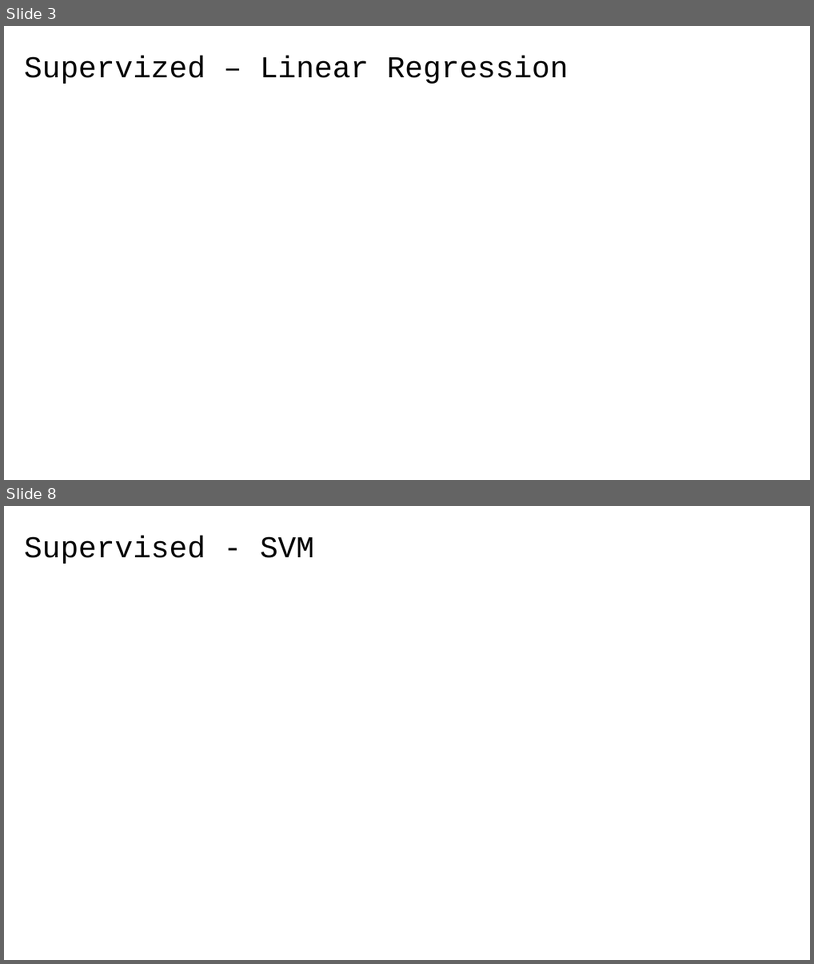
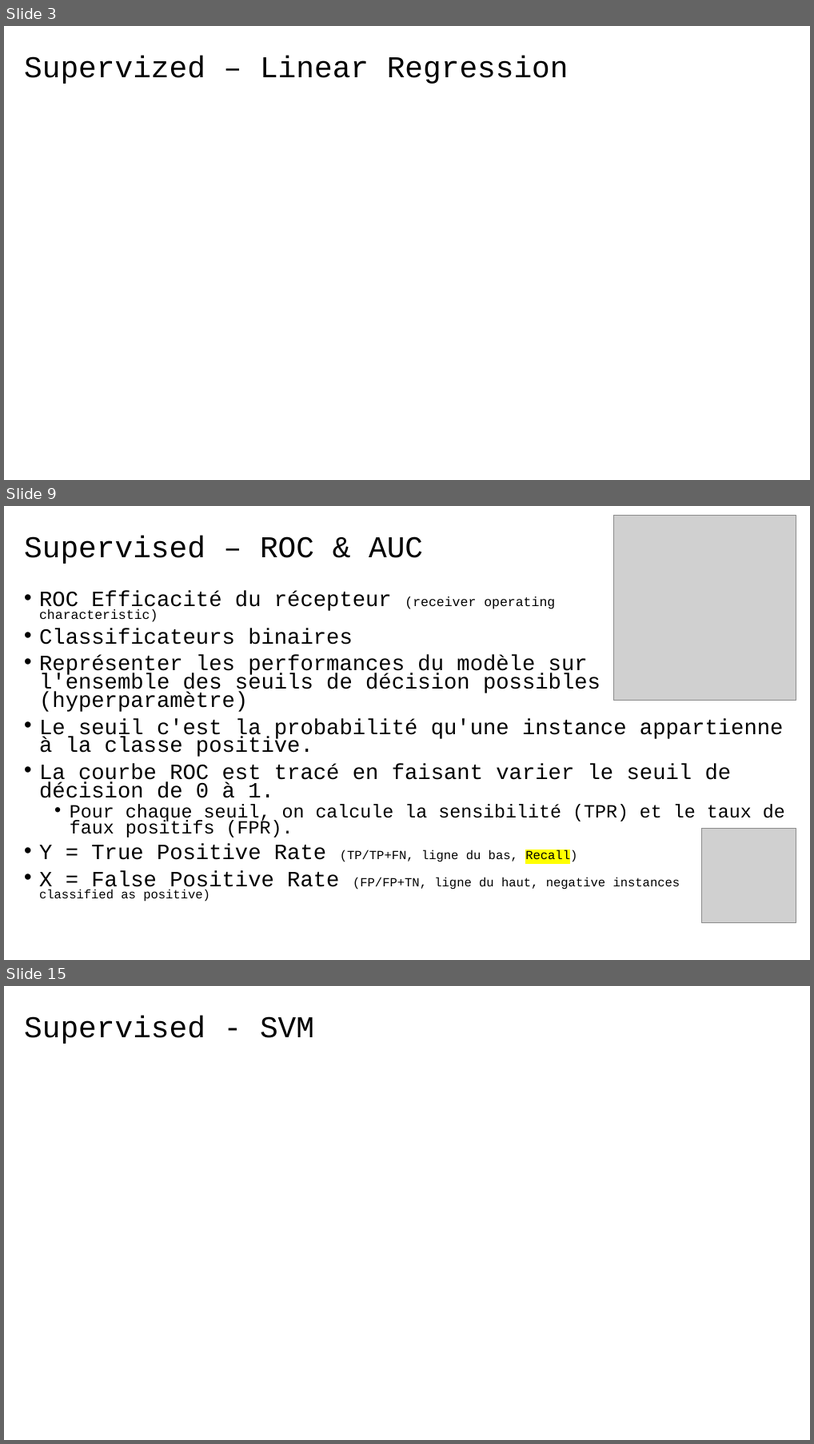
Before and after one commit to 40tude/fullstack_mars_2024_2, a slide deck: 12_assets/course_review.pptx. Shown one above the other, each under a label of ours: slides 3 and 8 before the commit, slides 3, 9 and 15 after it; the slides between them are not shown. The pictures are 814x964 and 814x1444 pixels, drawn with LibreOffice and Linux fonts; fonts in the diff are those of the drawing; grey boxes stand for pictures. Boxes give left, top, right and bottom in pixels: in the first picture for what was removed or moved away, otherwise in the second. Text is boxed around its words. In the diff, an @@ line names an element or a change of style, - is before the commit and + after.

```diff
--- a/12_assets/course_review.pptx
+++ b/12_assets/course_review.pptx
@@ slide 9 added at [4, 506, 810, 960], background #FFFFFF @@
@@ picture added at [614, 515, 797, 700] @@
@@ title added at [24, 536, 423, 564], 36 pt, text #000000 @@
+Supervised – ROC & AUC
@@ text added at [39, 591, 786, 901], 25.9 pt, text #000000 @@
+• ROC Efficacité du récepteur (receiver operating
+  characteristic)
+• Classificateurs binaires
+• Représenter les performances du modèle sur
+  l'ensemble des seuils de décision possibles (hyperparamètre)
+• Le seuil c'est la probabilité qu'une instance appartienne à la classe positive.
+• La courbe ROC est tracé en faisant varier le seuil de décision de 0 à 1.
+  • Pour chaque seuil, on calcule la sensibilité (TPR) et le taux de faux positifs (FPR).
+• Y = True Positive Rate (TP/TP+FN, ligne du bas, Recall)
+• X = False Positive Rate (FP/FP+TN, ligne du haut, negative instances
+  classified as positive)
@@ picture added at [702, 828, 797, 922] @@
@@ what was slide 8 is now slide 15 @@
```
Also in this commit, not shown: 5 slides changed, 7 other slides added, 2 slides removed.
